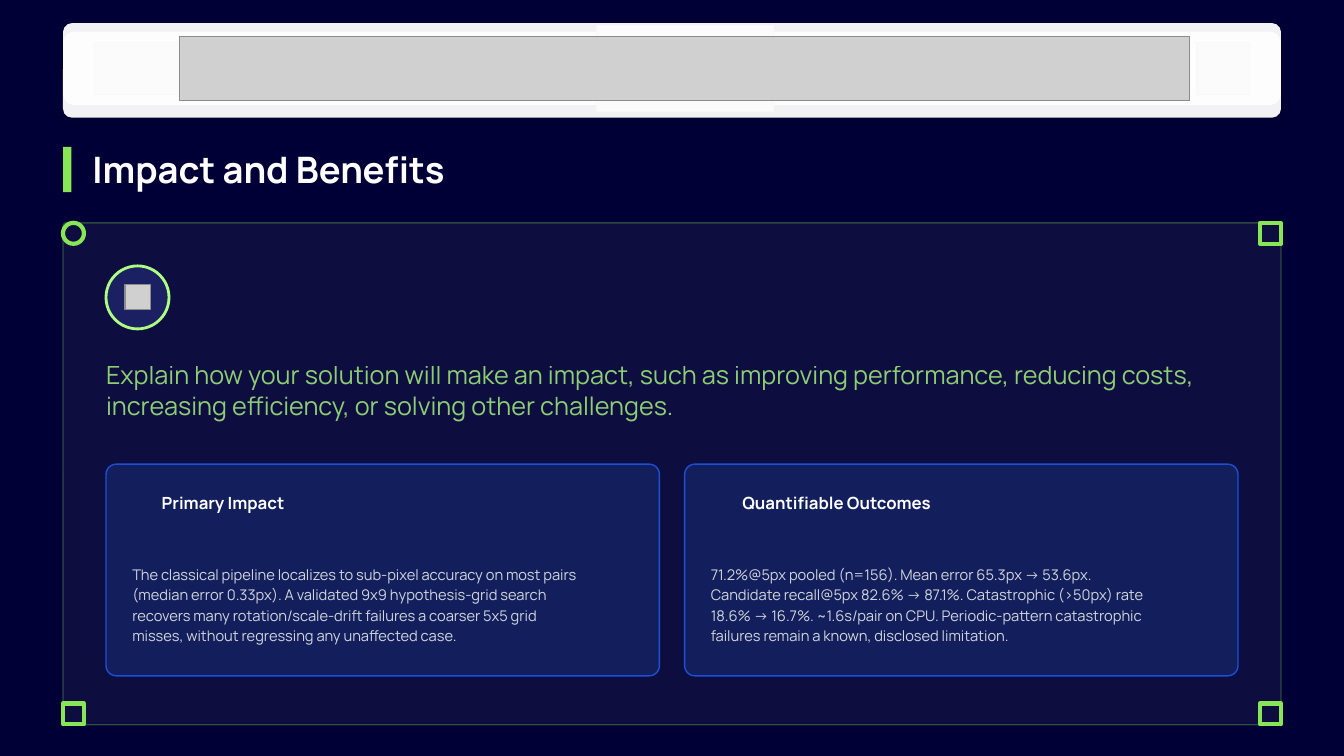
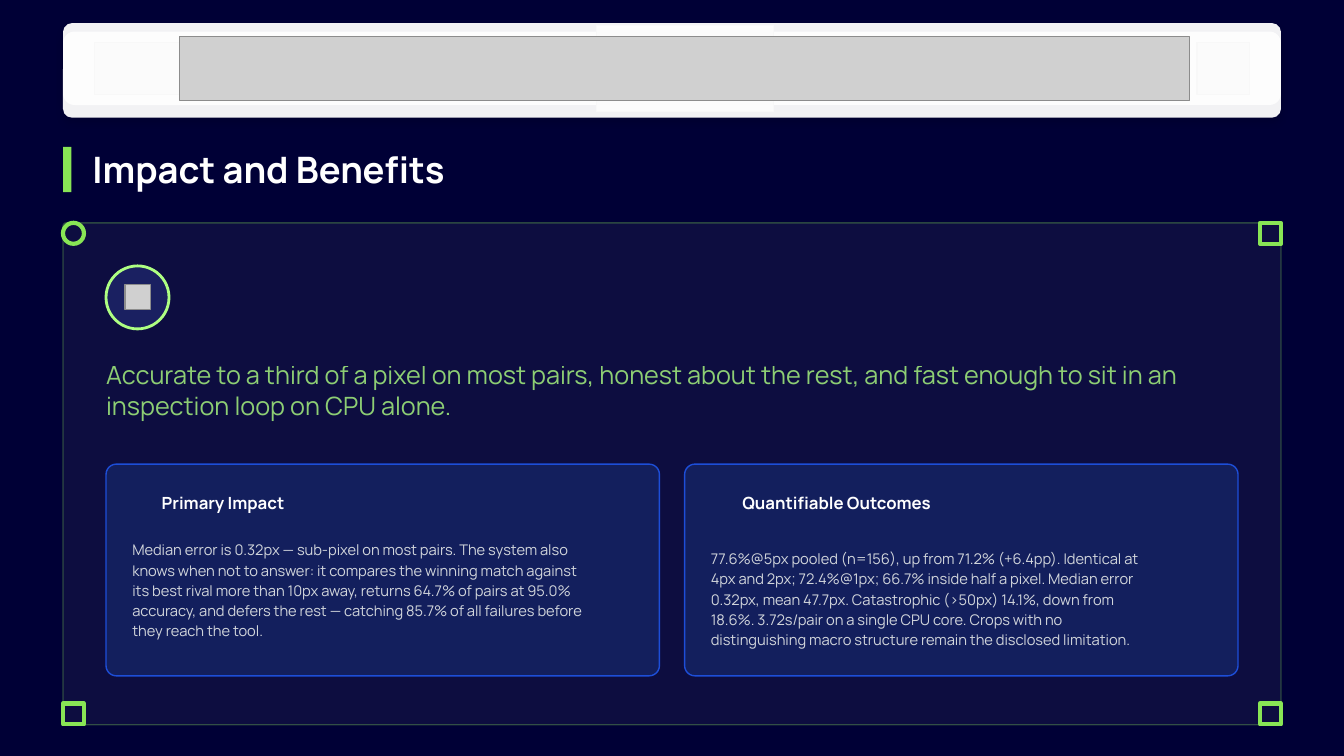
Before and after one commit to teja120805-cyber/Semicon-26---Kacha-Mango, a slide deck: slide 6 of Kaccha Mango_PS02.pptx. Drawn at 1344x756 pixels with LibreOffice and Linux fonts; fonts in the diff are those of the drawing; grey boxes stand for pictures; background and template pictures are left out; a plain dark background stands for a picture behind light text. Boxes give left, top, right and bottom in pixels: in the first picture for what was removed or moved away, otherwise in the second. Text is boxed around its words. In the diff, an @@ line names an element or a change of style, - is before the commit and + after.

```diff
--- a/Kaccha Mango_PS02.pptx
+++ b/Kaccha Mango_PS02.pptx
@@ text at bbox=[106, 366, 1177, 421]: text changed @@
-Explain how your solution will make an impact, such as improving performance, reducing costs, increasing efficiency, or solving other challenges.
+Accurate to a third of a pixel on most pairs, honest about the rest, and fast enough to sit in an inspection loop on CPU alone.
@@ text at bbox=[132, 544, 582, 640]: text changed @@
-The classical pipeline localizes to sub-pixel accuracy on most pairs (median error 0.33px). A validated 9x9 hypothesis-grid search recovers many rotation/scale-drift failures a coarser 5x5 grid misses, without regressing any unaffected case.
+Median error is 0.32px — sub-pixel on most pairs. The system also knows when not to answer: it compares the winning match against its best rival more than 10px away, returns 64.7% of pairs at 95.0% accuracy, and defers the rest — catching 85.7% of all failures before they reach the tool.
@@ text at bbox=[711, 551, 1138, 649]: text changed @@
-71.2%@5px pooled (n=156). Mean error 65.3px → 53.6px. Candidate recall@5px 82.6% → 87.1%. Catastrophic (>50px) rate 18.6% → 16.7%. ~1.6s/pair on CPU. Periodic-pattern catastrophic failures remain a known, disclosed limitation.
+77.6%@5px pooled (n=156), up from 71.2% (+6.4pp). Identical at 4px and 2px; 72.4%@1px; 66.7% inside half a pixel. Median error 0.32px, mean 47.7px. Catastrophic (>50px) 14.1%, down from 18.6%. 3.72s/pair on a single CPU core. Crops with no distinguishing macro structure remain the disclosed limitation.
```
Also in this commit, not shown: 8 other slides changed, 2 other files.
